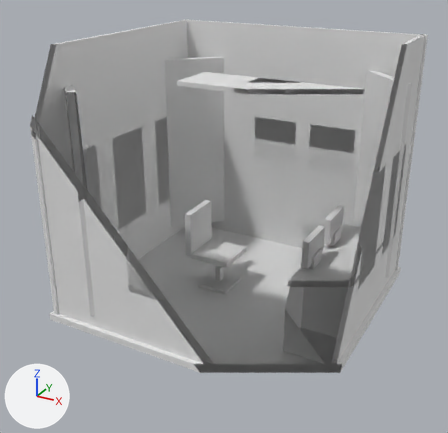
The OBJ model modelo_acustico.obj as it was, and as the next commit left it.
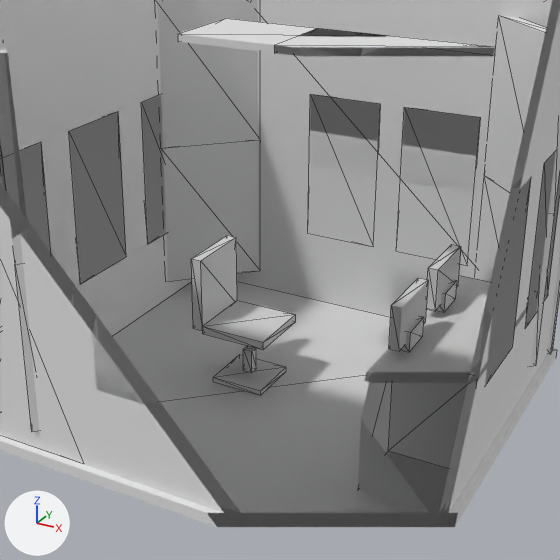
Each version appears first whole from a 50 mm lens placed at (4.71, -4.48, 3.94), pointed at (1.54, 1.27, 1.06), and next in a close-up on the part from 16% to 90% of the width and 14% to 91% of the height. Arrows for +X, +Y and +Z are at lower left; the lights stay in place. The last two pictures show the newer version. The close-ups show mesh edges as thin lines. Everything nearer to the camera than a plane just in front of the edit is cut away. Where no turn or scale is listed for an object, it has been applied to the vertices.

The older version as bpy lines, for what is in view:
```python
me_geometry_13 = bpy.data.meshes.new('geometry_13')
me_geometry_13.from_pydata(...)  # 8 vertices, 12 faces; spans x -0.035..0.635, y -0.035..0.635, z 1.35..2.55
me_geometry_27 = bpy.data.meshes.new('geometry_27')
me_geometry_27.from_pydata(...)  # a box spanning x 1.1..1.6, y 1.25..1.75, z 0.42..0.48
me_geometry_28 = bpy.data.meshes.new('geometry_28')
me_geometry_28.from_pydata(...)  # a box spanning x 1.02..1.1, y 1.25..1.75, z 0.445..0.995
me_geometry_29 = bpy.data.meshes.new('geometry_29')
me_geometry_29.from_pydata(...)  # a box spanning x 1.315..1.385, y 1.465..1.535, z 0.07..0.25
me_geometry_30 = bpy.data.meshes.new('geometry_30')
me_geometry_30.from_pydata(...)  # a box spanning x 1.15..1.55, y 1.3..1.7, z 0.01..0.05
ob_geometry_13 = bpy.data.objects.new('geometry_13', me_geometry_13)
ob_geometry_13.location = (0.0, 0.0, 0.0)
ob_geometry_27 = bpy.data.objects.new('geometry_27', me_geometry_27)
ob_geometry_27.location = (0.0, 0.0, 0.0)
ob_geometry_28 = bpy.data.objects.new('geometry_28', me_geometry_28)
ob_geometry_28.location = (0.0, 0.0, 0.0)
ob_geometry_29 = bpy.data.objects.new('geometry_29', me_geometry_29)
ob_geometry_29.location = (0.0, 0.0, 0.0)
ob_geometry_30 = bpy.data.objects.new('geometry_30', me_geometry_30)
ob_geometry_30.location = (0.0, 0.0, 0.0)
# also in view: 'geometry_8' at (1.4, 0.03, 1.2); 'geometry_5' at (3.18, 2.4, 1.2); 'geometry_23' at (2.68, 1.18, 0.99); 'geometry_9' at (1.4, 2.98, 1.2); 'geometry_20' at (2.9, 1.5, 0.75)
```
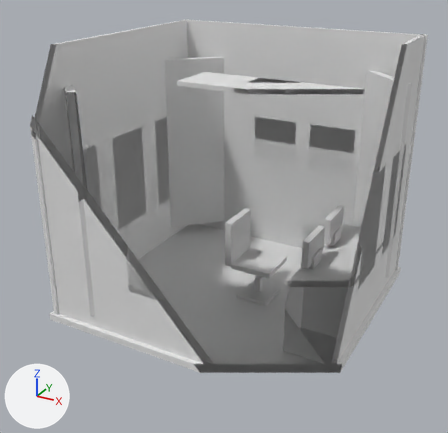
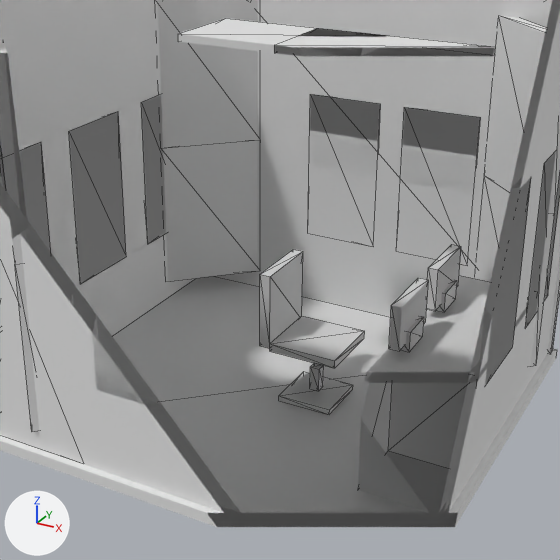
The change, as a diff of the scene's bpy script:
```diff
--- a/modelo_acustico.obj.py
+++ b/modelo_acustico.obj.py
@@ me_geometry_27 @@
 # used by ob_geometry_27; location = (0.0, 0.0, 0.0)
-me_geometry_27.from_pydata(...)  # 8 vertices, 12 faces; spans x 1.1..1.6, y 1.25..1.75, z 0.42..0.48
+me_geometry_27.from_pydata(...)  # 8 vertices, 12 faces; spans x 1.65..2.15, y 1.25..1.75, z 0.42..0.48
+# me_geometry_27 part 1: the whole mesh is moved by (0.55, 0.0, 0.0)
@@ me_geometry_28 @@
 # used by ob_geometry_28; location = (0.0, 0.0, 0.0)
-me_geometry_28.from_pydata(...)  # 8 vertices, 12 faces; spans x 1.02..1.1, y 1.25..1.75, z 0.445..0.995
+me_geometry_28.from_pydata(...)  # 8 vertices, 12 faces; spans x 1.57..1.65, y 1.25..1.75, z 0.445..0.995
+# me_geometry_28 part 2: the whole mesh is moved by (0.55, 0.0, 0.0)
@@ me_geometry_29 @@
 # used by ob_geometry_29; location = (0.0, 0.0, 0.0)
-me_geometry_29.from_pydata(...)  # 8 vertices, 12 faces; spans x 1.315..1.385, y 1.465..1.535, z 0.07..0.25
+me_geometry_29.from_pydata(...)  # 8 vertices, 12 faces; spans x 1.865..1.935, y 1.465..1.535, z 0.07..0.25
+# me_geometry_29 part 3: the whole mesh is moved by (0.55, 0.0, 0.0)
@@ me_geometry_30 @@
 # used by ob_geometry_30; location = (0.0, 0.0, 0.0)
-me_geometry_30.from_pydata(...)  # 8 vertices, 12 faces; spans x 1.15..1.55, y 1.3..1.7, z 0.01..0.05
+me_geometry_30.from_pydata(...)  # 8 vertices, 12 faces; spans x 1.7..2.1, y 1.3..1.7, z 0.01..0.05
+# me_geometry_30 part 4: the whole mesh is moved by (0.55, 0.0, 0.0)
```

What differs and where, as boxes [x1, y1, x2, y2] in the close-ups (560 x 560 px):
'geometry_28', moved
    before: [191, 235, 237, 331]
    after: [260, 249, 303, 348]
'geometry_27', moved
    before: [202, 300, 296, 350]
    after: [270, 316, 365, 368]
'geometry_30', moved
    before: [213, 355, 286, 395]
    after: [279, 372, 353, 415]
'geometry_29', moved
    before: [243, 346, 256, 373]
    after: [310, 363, 324, 391]
'geometry_4', unchanged, covered by the edit
    before: [141, 94, 166, 244]
    after: [141, 94, 166, 241]
